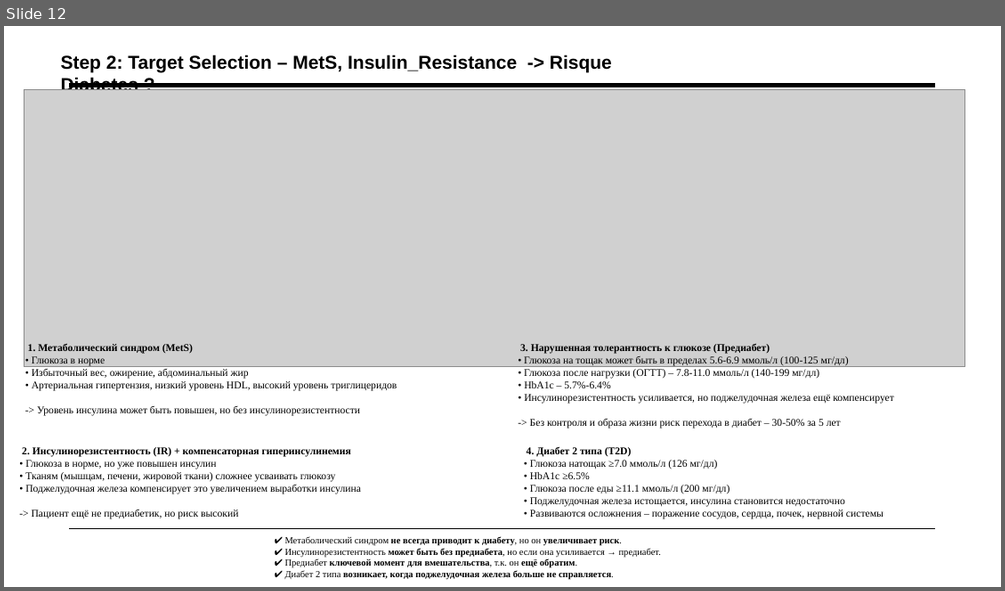
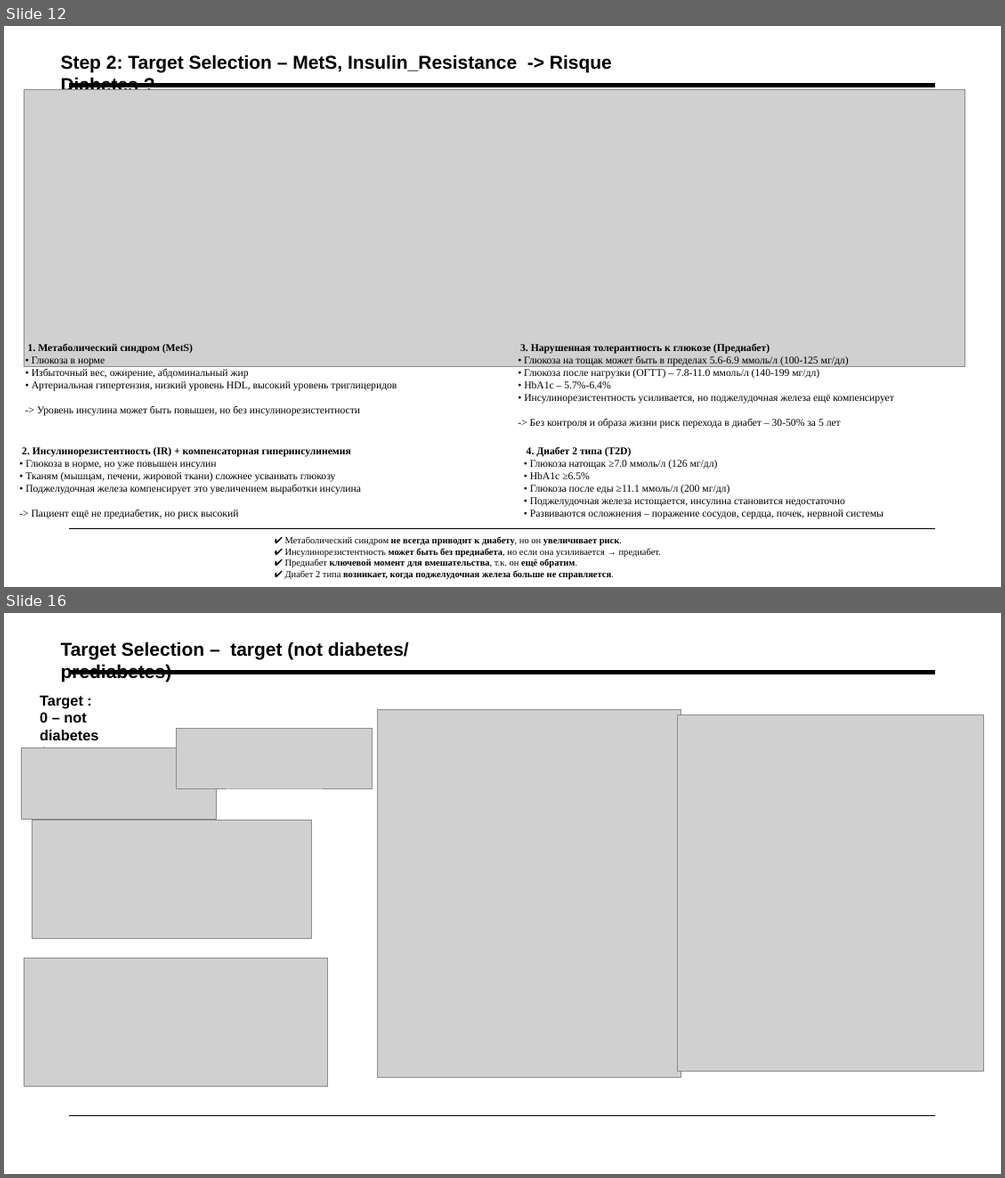
Before and after one commit to artmskfr/HealthScope-Diabetes, a slide deck: docs/work_1.pptx. Shown one above the other, each under a label of ours: slide 12 before the commit, slides 12 and 16 after it; the slides between them are not shown. The pictures are 1005x591 and 1005x1178 pixels, drawn with LibreOffice and Linux fonts; fonts in the diff are those of the drawing; grey boxes stand for pictures. Boxes give left, top, right and bottom in pixels: in the first picture for what was removed or moved away, otherwise in the second. Text is boxed around its words. In the diff, an @@ line names an element or a change of style, - is before the commit and + after.

```diff
--- a/docs/work_1.pptx
+++ b/docs/work_1.pptx
@@ slide 16 added at box(4, 613, 1001, 1174), background #FFFFFF; not listed: 2 template elements that a slide beside it also shows @@
@@ text added at box(61, 641, 409, 682), 18 pt, text #000000, bold @@
+Target Selection – target (not diabetes/ prediabetes)
@@ text added at box(40, 695, 98, 748), 14 pt, text #000000, bold @@
+Target :
+0 – not diabetes
+1 – prediabetes
@@ picture added at box(377, 709, 680, 1078) @@
@@ picture added at box(677, 714, 984, 1070) @@
@@ picture added at box(176, 728, 372, 788) @@
@@ picture added at box(21, 747, 217, 819) @@
@@ picture added at box(32, 820, 312, 939) @@
@@ picture added at box(24, 958, 328, 1086) @@
```
Also in this commit, not shown: 12 other slides added, 4 other files.
